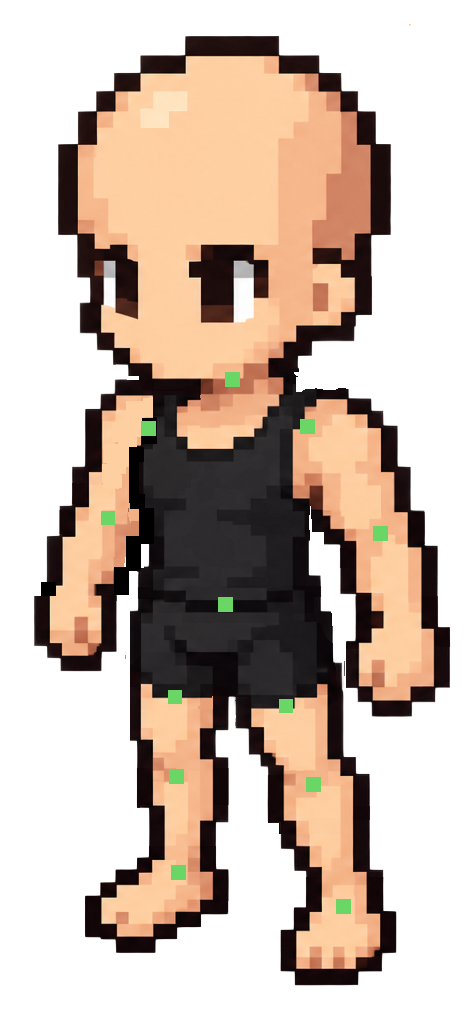
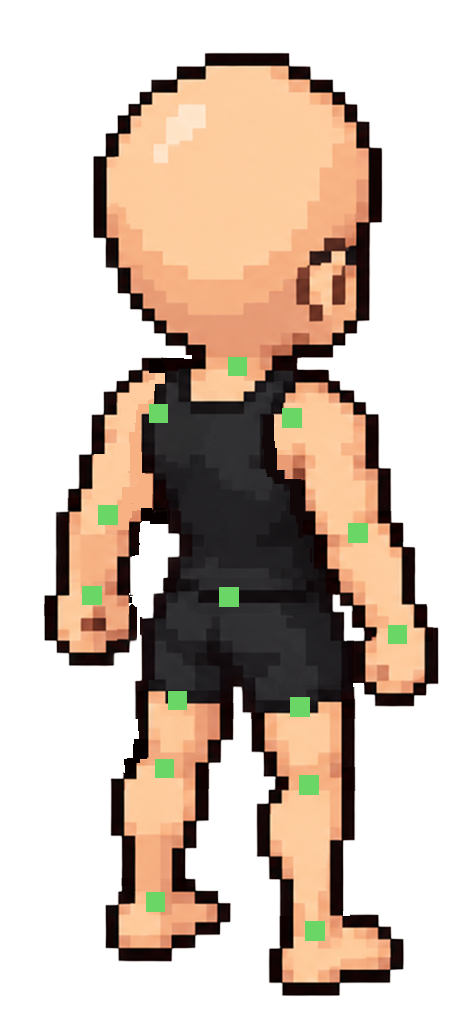
Revision of a layered (476, 1024) image; what changed, layer by layer:
moved "レイヤー 1" into group "front" over [101, 372, 388, 914]
moved "body" (1st of 2, in "male" › "front") into group "front" over [33, 24, 451, 721]
moved "waist" (1st of 4, in "male" › "front") into group "front" over [82, 565, 401, 992]
added group "back" with 27 layers in group "male" over [39, 51, 451, 997]
added layer "レイヤー 2" in group "back" over [82, 357, 407, 941]
added group "body" (2nd of 2, in "male" › "back") with 12 layers in group "back" over [43, 52, 440, 708]
added group "arm_l" (2nd of 2, in "male" › "back" › "body") with 4 layers in group "body" over [261, 369, 440, 708]
added group "arm_l_lower" (3rd of 4, in "male" › "back" › "body" › "arm_l") with 2 layers in group "arm_l" over [303, 500, 440, 708]
added layer "arm_l_upper" (2nd of 2, in "male" › "back" › "body" › "arm_l") in group "arm_l" over [261, 369, 404, 564]
added layer "torso" (2nd of 2, in "male" › "back" › "body") in group "body" over [132, 343, 361, 700]
added layer "head" (2nd of 2, in "male" › "back" › "body") in group "body" over [92, 52, 383, 398]
added group "arm_r" (2nd of 2, in "male" › "back" › "body") with 4 layers in group "body" over [43, 357, 217, 667]
added layer "arm_r_upper" in group "arm_r" over [66, 357, 217, 568]
added group "waist" (3rd of 4, in "male" › "back") with 11 layers in group "back" over [104, 578, 442, 997]
added layer "waist" (4th of 4, in "male" › "back" › "waist") in group "waist" over [117, 578, 372, 719]
added group "leg_l" (2nd of 2, in "male" › "back" › "waist") with 4 layers in group "waist" over [242, 685, 442, 997]
added group "leg_l_lower" (3rd of 4, in "male" › "back" › "waist" › "leg_l") with 2 layers in group "leg_l" over [255, 754, 405, 997]
added group "leg_r" (2nd of 2, in "male" › "back" › "waist") with 4 layers in group "waist" over [104, 691, 239, 962]
…and 12 more changes (12 added)